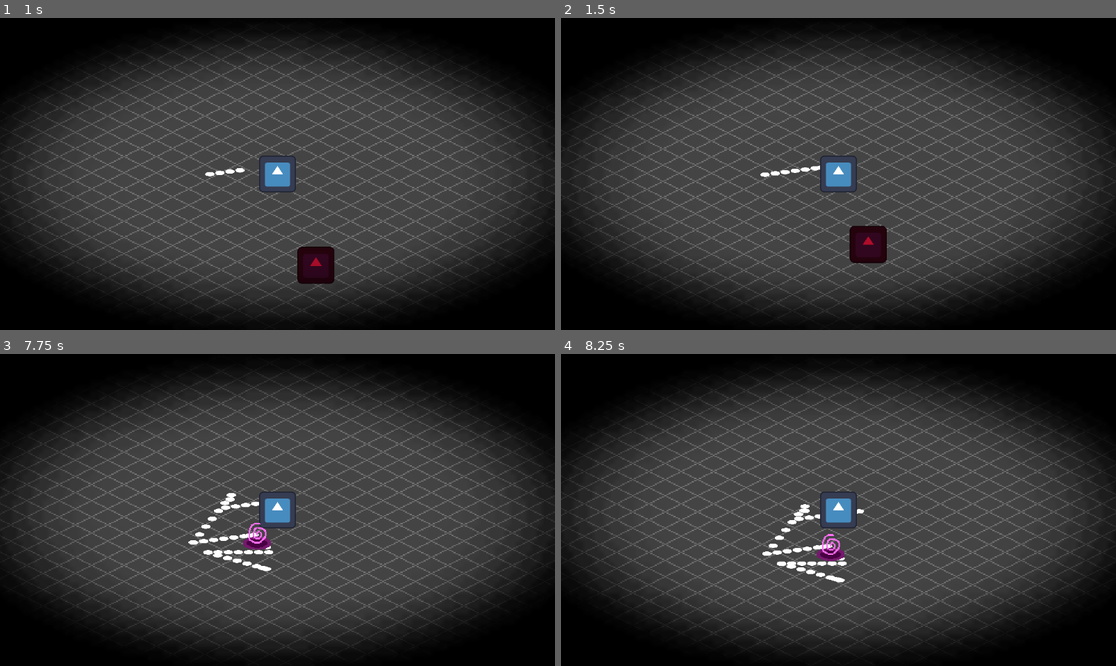
Above: before the commit, frames 1-4 (two rows, left to right).
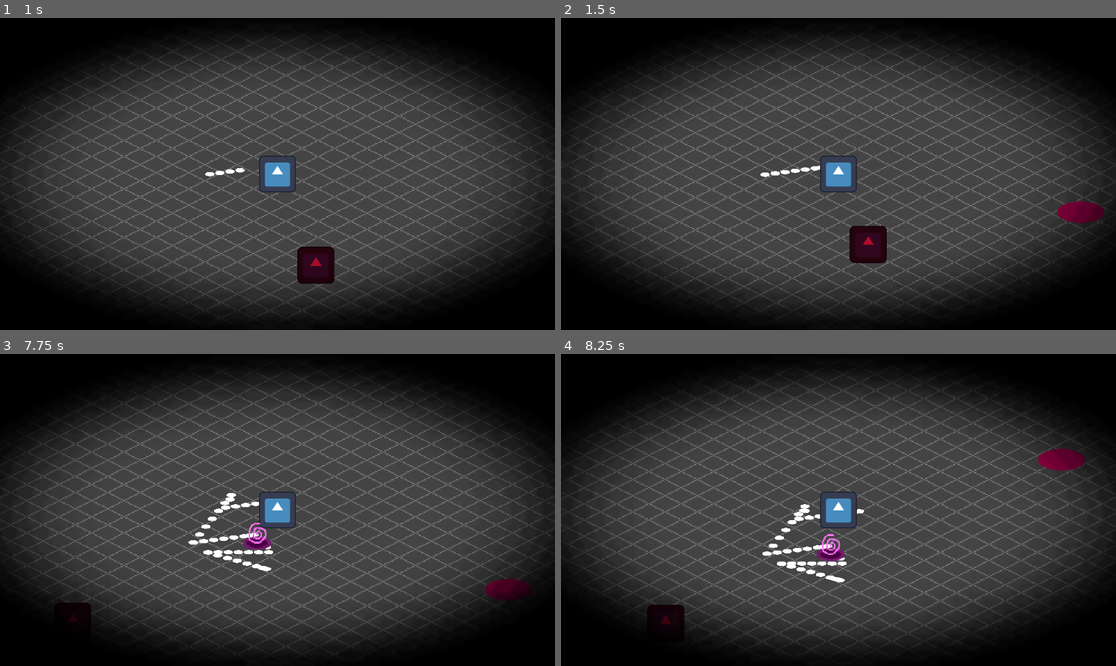
Above: after the commit, the same moments.

Repository: kedrickfudala/NecromancerGame
Game: Godot game, scene res://level.tscn
The game is run twice, just before and just after one commit, with the same random seed, the same clock (stepped at 60 frames per second) and the same inputs. The engine's default icon, where the game draws it, is replaced by a stand-in: a white triangle on a blue panel in a dark square.
Inputs (mouse positions are in pixels of both pictures, inside the frame that each line leads up to):
- Up to frame 1 (1 s): move the mouse to (399, 158) at 0.52 s; press the mouse at (399, 158) at 0.53 s
- Up to frame 2 (1.5 s): move the mouse to (727, 189) at 1.27 s; release the mouse at (727, 189) at 1.28 s; click (727, 189) at 1.35 s
- Up to frame 3 (7.75 s): move the mouse to (333, 441) at 2.02 s; press the mouse at (333, 441) at 2.03 s; move the mouse to (249, 572) at 2.77 s; release the mouse at (249, 572) at 2.78 s; click (249, 572) at 2.85 s; move the mouse to (444, 556) at 3.52 s; press the mouse at (444, 556) at 3.53 s; move the mouse to (111, 463) at 4.27 s; release the mouse at (111, 463) at 4.28 s; click (111, 463) at 4.35 s; move the mouse to (305, 510) at 5.02 s; press the mouse at (305, 510) at 5.03 s; move the mouse to (194, 432) at 5.77 s; release the mouse at (194, 432) at 5.78 s; click (194, 432) at 5.85 s; move the mouse to (399, 494) at 6.52 s; press the mouse at (399, 494) at 6.53 s; move the mouse to (166, 525) at 7.27 s; release the mouse at (166, 525) at 7.28 s; click (166, 525) at 7.35 s
- Up to frame 4 (8.25 s): move the mouse to (894, 441) at 8.02 s; press the mouse at (894, 441) at 8.03 s

Frame 1 is identical in both runs. In frame 2, 0.5% of the frame differs, in the area x 89-98%, y 58-66%; in frame 3, 0.4%; in frame 4, 0.8%, in the area x 15-95%, y 30-90%.

Commit message:
enemySpawner

Diff:
--- /dev/null
+++ b/enemy_spawner.gd
@@ -0,0 +1,30 @@
+extends StaticBody2D
+
+@export var radius : int
+@export var speed : int
+@onready var timer = $Timer
+@onready var x = 0
+@onready var enemy_num: int = 0
+@onready var vis: bool = false
+
+@onready var player = get_tree().get_root().get_node("MainScene/Player")
+@onready var enemy : PackedScene = preload("res://enemy_test.tscn")
+
+func _ready():
+	pass
+
+func _process(delta):
+	x += (speed * delta)
+	global_position =  Vector2(sin(x) * radius, cos(x) * radius)
+
+	if timer.is_stopped():
+		vis = (global_position.distance_to(player.global_position) < 1000)
+		print(str(global_position.distance_to(player.global_position)) + " " + str(vis))
+		if enemy_num < 20 and !vis:
+			var enemy_inst = enemy.instantiate()
+			get_tree().current_scene.add_child(enemy_inst)
+			enemy_inst.global_position = global_position #+ Vector2(-100, -25)
+			enemy_inst.scale = Vector2(1, 1)
+			enemy_num += 1
+			print(enemy_num)
+		timer.start()
--- /dev/null
+++ b/enemy_spawner.tscn
@@ -0,0 +1,31 @@
+[gd_scene load_steps=4 format=3 uid="uid://ds7rgdgdqyoxo"]
+
+[ext_resource type="Script" path="res://enemy_spawner.gd" id="1_jj1me"]
+[ext_resource type="Texture2D" uid="uid://b748pqr0r75tt" path="res://Powder.png" id="2_exhgs"]
+
+[sub_resource type="CapsuleShape2D" id="CapsuleShape2D_53a4b"]
+radius = 6.99999
+
+[node name="enemySpawner" type="StaticBody2D"]
+collision_layer = 64
+collision_mask = 64
+script = ExtResource("1_jj1me")
+radius = 1000
+speed = 1
+
+[node name="Sprite2D" type="Sprite2D" parent="."]
+modulate = Color(0.631373, 0, 0.294118, 1)
+scale = Vector2(5, 5)
+texture = ExtResource("2_exhgs")
+
+[node name="CollisionShape2D" type="CollisionShape2D" parent="."]
+position = Vector2(1, 43)
+rotation = 1.5708
+scale = Vector2(5, 5)
+shape = SubResource("CapsuleShape2D_53a4b")
+disabled = true
+
+[node name="Timer" type="Timer" parent="."]
+wait_time = 2.5
+one_shot = true
+autostart = true
--- a/enemy_test.gd
+++ b/enemy_test.gd
@@ -2,6 +2,7 @@
 
 @export var speed : int
 @onready var player = get_tree().get_root().get_node("MainScene/Player")
+@onready var espawner = get_tree().get_root().get_node("MainScene/enemySpawner")
 @onready var health : int = 1
 
 @onready var body : PackedScene = preload("res://body.tscn")
@@ -23,8 +24,15 @@
 	body_inst.global_position = global_position
 	body_inst.scale = Vector2(3, 3)
 	body_inst.z_index = 4
+	espawner.enemy_num -= 1
 	queue_free()
 
 func _on_hurtbox_area_entered(_area):
 	health -= 1
 	print("enemy hurt!")
+
+
+func _on_enemy_box_area_entered(area):
+	print("runs")
+	velocity = -area.global_position
+	move_and_slide()
--- a/enemy_test.tscn
+++ b/enemy_test.tscn
@@ -43,4 +43,14 @@
 position = Vector2(48.5, 50)
 shape = SubResource("RectangleShape2D_5drff")
 
+[node name="EnemyBox" type="Area2D" parent="."]
+collision_layer = 4
+collision_mask = 64
+
+[node name="CollisionShape2D" type="CollisionShape2D" parent="EnemyBox"]
+position = Vector2(48, 50)
+shape = SubResource("RectangleShape2D_p0two")
+
 [connection signal="area_entered" from="Hurtbox" to="." method="_on_hurtbox_area_entered"]
+[connection signal="area_entered" from="EnemyBox" to="." method="_on_hurtbox_area_entered"]
+[connection signal="area_entered" from="EnemyBox" to="." method="_on_enemy_box_area_entered"]
--- a/level.tscn
+++ b/level.tscn
@@ -6,6 +6,7 @@
 [ext_resource type="Texture2D" uid="uid://d3nwdk2fixmr4" path="res://newWall1.png" id="4_13o30"]
 [ext_resource type="Texture2D" uid="uid://om73ajmuodmk" path="res://floor.png" id="5_t8tck"]
 [ext_resource type="Texture2D" uid="uid://djv0cy05wad5b" path="res://wall2.png" id="6_7rv6x"]
+[ext_resource type="PackedScene" uid="uid://ds7rgdgdqyoxo" path="res://enemy_spawner.tscn" id="7_468p4"]
 
 [sub_resource type="TileSetAtlasSource" id="TileSetAtlasSource_3hpxv"]
 texture = ExtResource("3_f7ljh")
@@ -69,3 +70,6 @@
 
 [node name="CanvasModulate" type="CanvasModulate" parent="."]
 color = Color(0, 0, 0, 1)
+
+[node name="enemySpawner" parent="." instance=ExtResource("7_468p4")]
+position = Vector2(-431, 141)
Not shown: 1 places in level.tscn that only renumber resources
